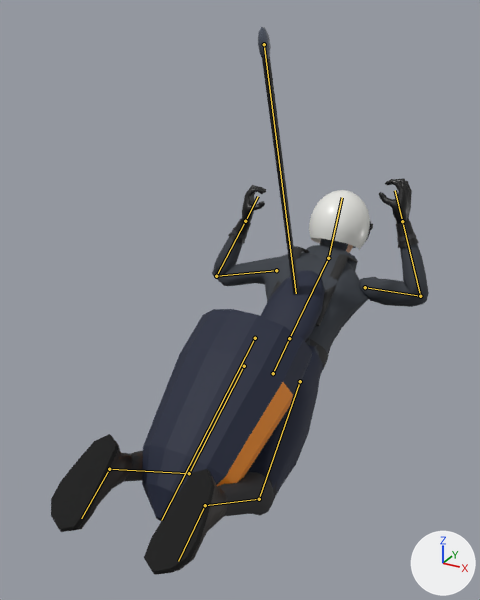
Two versions of the Blender file assets/source/pilot.blend, one commit apart.
The view is the same before and after, from a 50 mm lens placed at (0.903, -1.783, 0.064), pointed at (-0.043, -0.064, -0.796). Every picture has the same lights, and +X, +Y and +Z are marked at lower right. The older version comes first. Both versions are drawn at frame 14 of the action 'climb_in'; the numbers are the values there. The bones that bend it are drawn over the model as lines.

Names of what the first picture shows: 'Helmet', 'PilotBody'.
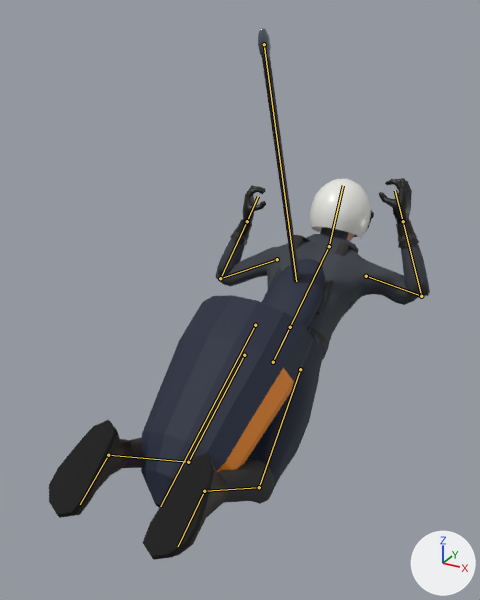
The change in detail:
Bone 'Hips' (bone_hips) moves from (0.0, -0.107, -0.092) to (0.0, -0.06, -0.093).
Bone 'UpperArm.L' (bone_upperarm_l) turns from (4, -1, 30) to (16, -19, 17) degrees about its own x, y and z.
Bone 'Forearm.L' (bone_forearm_l) turns from (4, -74, 144) to (71, -71, 70) degrees about its own x, y and z.
Bone 'UpperArm.R' (bone_upperarm_r) turns from (22, 147, -23) to (-12, -35, -23) degrees about its own x, y and z.
Bone 'Forearm.R' (bone_forearm_r) turns from (70, 27, 51) to (-32, 51, 153) degrees about its own x, y and z.
Bone 'Strap' (bone_strap) turns from (12, 180, 0) to (13, 180, 0) degrees about its own x, y and z.
Bone 'Strap' (bone_strap) is rescaled from (1.0, 1.25, 1.0) to (1.0, 1.19, 1.0).

Changed parts and their boxes (x1, y1, x2, y2) in the pictures (480 x 600 px):
'PilotBody', posed: before (51, 27, 429, 575); after (49, 28, 430, 560)
'Helmet', posed: before (309, 190, 373, 253); after (307, 178, 374, 242)
bone 'Hips', root to tip: before (273, 373) to (285, 347); after (273, 362) to (286, 335)
bone 'UpperArm.L', root to tip: before (276, 270) to (216, 276); after (277, 259) to (220, 278)
bone 'Forearm.L', root to tip: before (216, 276) to (245, 221); after (220, 278) to (247, 221)
bone 'UpperArm.R', root to tip: before (365, 287) to (420, 296); after (366, 276) to (421, 296)
bone 'Forearm.R', root to tip: before (420, 296) to (402, 221); after (421, 296) to (403, 221)
bone 'Strap', root to tip: before (264, 44) to (296, 293); after (264, 44) to (296, 281)
